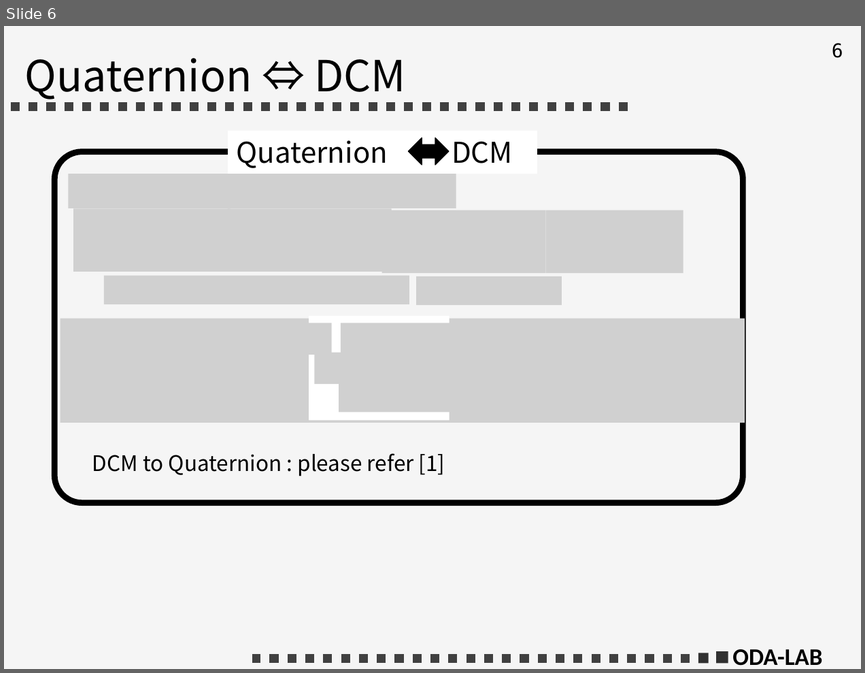
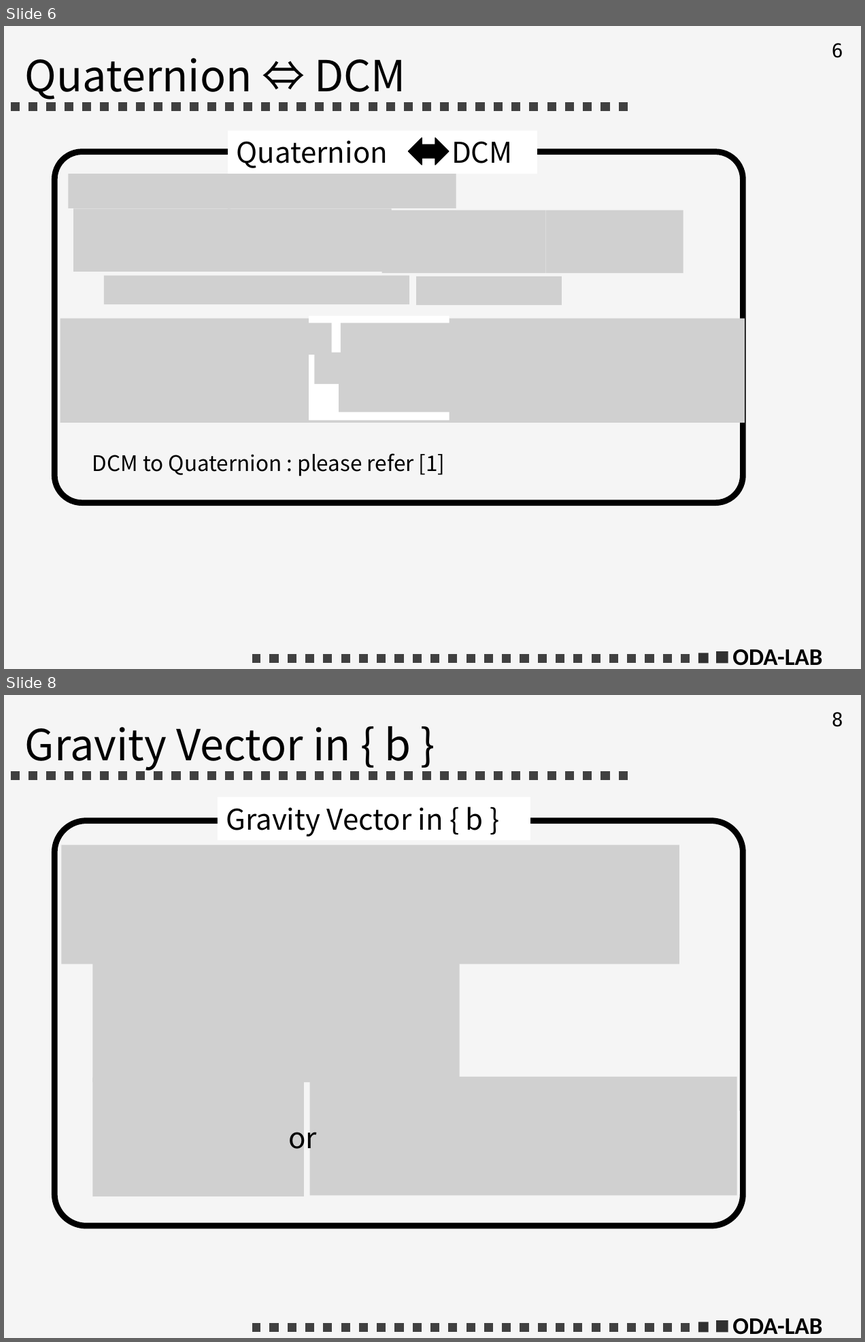
Before and after one commit to gakuseishitsu/ExtendedKalmanFilterForIMU, a slide deck: images/images_for_readme.pptx. Shown one above the other, each under a label of ours: slide 6 before the commit, slides 6 and 8 after it; the slides between them are not shown. The pictures are 865x673 and 865x1342 pixels, drawn with LibreOffice and Linux fonts; fonts in the diff are those of the drawing; grey boxes stand for pictures. Boxes give left, top, right and bottom in pixels: in the first picture for what was removed or moved away, otherwise in the second. Text is boxed around its words. In the diff, an @@ line names an element or a change of style, - is before the commit and + after.

Commit message:
add pic of gravity vector

```diff
--- a/images/images_for_readme.pptx
+++ b/images/images_for_readme.pptx
@@ slide 8 added at [4, 695, 861, 1338], background #F5F5F5; not listed: 6 template elements that a slide beside it also shows @@
@@ title added at [25, 726, 411, 770], 36 pt, text #000000 @@
+Gravity Vector in { b }
@@ rectangle added at [218, 797, 530, 840], fill #FFFFFF, 24 pt, text #000000 @@
+Gravity Vector in { b }
@@ rounded rectangle added at [54, 821, 742, 1225], outline #000000 5 pt @@
@@ picture added at [61, 845, 679, 964] @@
@@ picture added at [92, 963, 459, 1083] @@
@@ picture added at [92, 1077, 304, 1195] @@
@@ picture added at [310, 1076, 736, 1195] @@
@@ text added at [288, 1132, 317, 1149], 24 pt, text #000000 @@
+or
```
Also in this commit, not shown: 3 other files.
